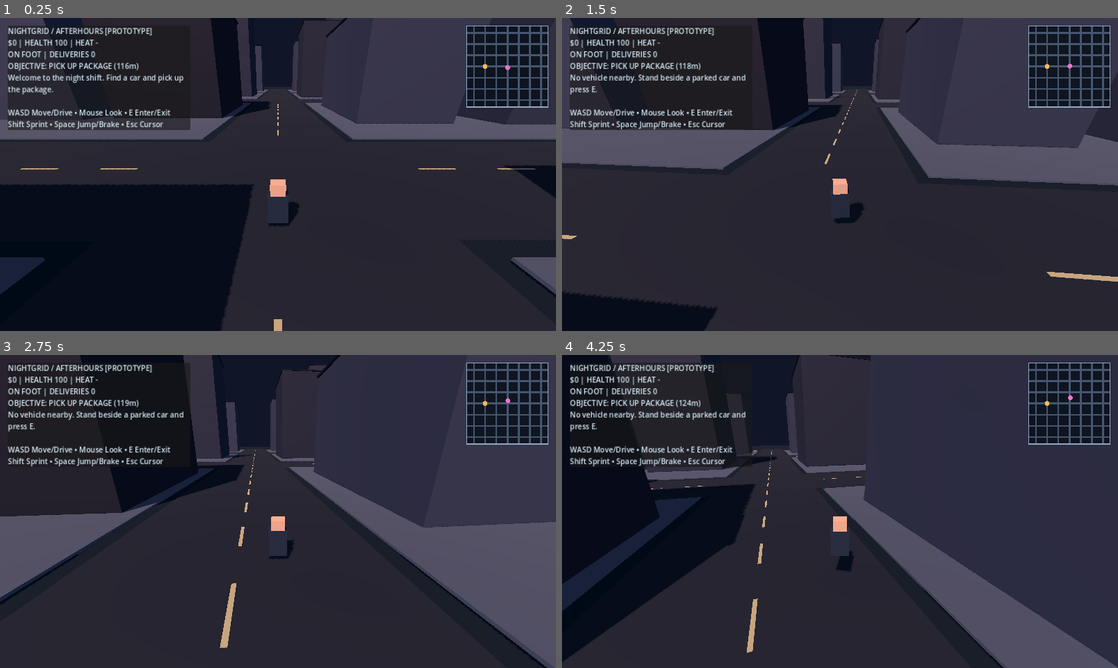
Above: before the commit, frames 1-4 (two rows, left to right).
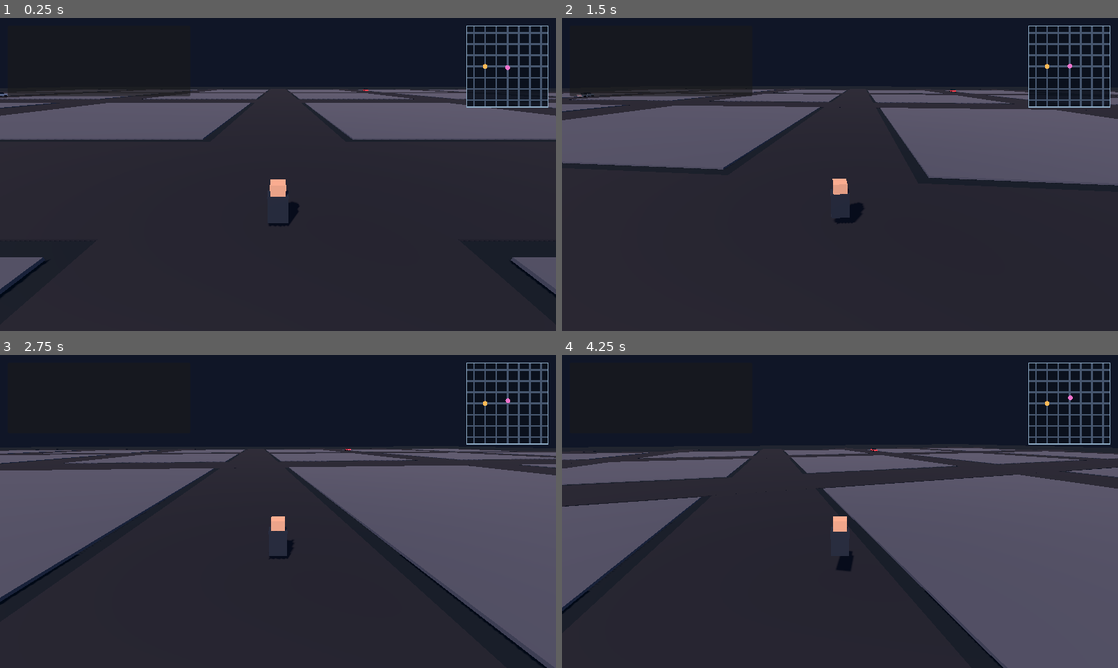
Above: after the commit, the same moments.

Repository: ProhibitedTV/NightGrid-Afterhours
Game: Godot game, scene res://scenes/main.tscn
Two runs of this game, one before a commit and one after it. Both use one fixed random seed, a clock stepped at 60 frames per second and the inputs below.
Inputs (mouse positions are in pixels of both pictures, inside the frame that each line leads up to):
- Up to frame 1 (0.25 s): no input
- Up to frame 2 (1.5 s): tap Enter at 0.5 s; move the mouse to (867, 174) at 0.52 s; hold Shift 0.53-1.28 s; hold W from 0.53 s (still down); tap Space at 0.77 s; move the mouse to (812, 174) at 1.27 s; tap E at 1.35 s
- Up to frame 3 (2.75 s): keep holding W; tap Space at 1.52 s; move the mouse to (289, 505) at 2.02 s; hold Shift from 2.03 s (still down)
- Up to frame 4 (4.25 s): keep holding W; move the mouse to (834, 517) at 2.77 s; release Shift at 2.78 s; tap E at 2.85 s; tap Space at 3.02, 3.77 s; move the mouse to (878, 514) at 3.52 s; hold Shift from 3.53 s (still down)

The runs differ from the first frame. In frame 1, 38% of the frame differs, in the area x 0-100%, y 0-100%; in frame 2, 22%; in frame 3, 29%; in frame 4, 46%.
Error after the commit: Parse Error: Identifier "glass" not declared in the current scope. (res://scripts/city_details.gd:248)

Commit message:
refactor(city): integrate seeded neighborhoods into game world and HUD

Diff:
--- a/scripts/world.gd
+++ b/scripts/world.gd
@@ -4,6 +4,7 @@
 const PlayerScript = preload("res://scripts/player.gd")
 const CarScript = preload("res://scripts/car.gd")
 const MinimapScript = preload("res://scripts/minimap.gd")
+const CityDetailsScript = preload("res://scripts/city_details.gd")
 const CELL = 58.0
 const GRID_RADIUS = 3
 const PLAYER_START = Vector3(0.0, 1.15, 6.0)
@@ -30,6 +31,7 @@
 var marker_light: OmniLight3D
 var hud_label: Label
 var minimap: Control
+var city_details: Node3D
 var yaw := 0.0
 var pitch := 0.42
 var cash := 0
@@ -263,45 +265,21 @@
 	_box(self, Vector3(0.0, -0.58, 0.0), Vector3(600.0, 1.0, 600.0), Color("18242e"), true)
 
 func _build_city() -> void:
+	# The road foundation stays simple; populated streets live in city_details.gd.
 	var road := Color("252b35")
 	var sidewalk := Color("4d5565")
 	for index in range(-GRID_RADIUS, GRID_RADIUS + 1):
-		var p := float(index) * CELL
-		_box(self, Vector3(p, -0.055, 0.0), Vector3(14.0, 0.12, 405.0), road)
-		_box(self, Vector3(0.0, -0.05, p), Vector3(405.0, 0.12, 14.0), road)
-		for dash in range(-35, 36):
-			var position := float(dash) * 5.6
-			if absf(fmod(position + CELL / 2.0, CELL) - CELL / 2.0) < 9.0:
-				continue
-			_box(self, Vector3(p, 0.02, position), Vector3(0.20, 0.02, 2.6), Color("b5a87e"))
-			_box(self, Vector3(position, 0.02, p), Vector3(2.6, 0.02, 0.20), Color("b5a87e"))
+		var axis := float(index) * CELL
+		_box(self, Vector3(axis, -0.055, 0.0), Vector3(14.0, 0.12, 405.0), road)
+		_box(self, Vector3(0.0, -0.05, axis), Vector3(405.0, 0.12, 14.0), road)
 	for block_x in range(-GRID_RADIUS, GRID_RADIUS):
 		for block_z in range(-GRID_RADIUS, GRID_RADIUS):
-			var center := Vector3((float(block_x) + 0.5) * CELL, 0.0, (float(block_z) + 0.5) * CELL)
-			_box(self, center + Vector3.UP * 0.07, Vector3(42.0, 0.14, 42.0), sidewalk)
-			for building_i in range(2):
-				var bx := center.x + (-10.5 if building_i == 0 else 10.5)
-				var bz := center.z + rng.randf_range(-4.0, 4.0)
-				var height := rng.randf_range(9.0, 47.0)
-				var width := rng.randf_range(13.5, 18.5)
-				var depth := rng.randf_range(17.0, 29.0)
-				var shade := rng.randf_range(0.16, 0.28)
-				var wall_color := Color(shade * 0.85, shade * 0.94, shade * 1.2)
-				_box(self, Vector3(bx, height / 2.0 + 0.13, bz), Vector3(width, height, depth), wall_color, true)
-				_box(self, Vector3(bx, height + 0.25, bz), Vector3(width + 0.5, 0.32, depth + 0.5), Color("141a28"))
-				var neon := Color("42d5e5") if rng.randf() > 0.5 else Color("ec78c2")
-				_box(self, Vector3(bx, 3.6, bz - depth / 2.0 - 0.06), Vector3(width * 0.82, 0.22, 0.16), neon, false, true)
-				for floor_index in range(2, int(height / 3.6)):
-					for window_index in range(3):
-						if rng.randf() < 0.22:
-							continue
-						var wx := bx + (float(window_index) - 1.0) * width * 0.25
-						_box(self, Vector3(wx, float(floor_index) * 3.3 + 0.5, bz - depth / 2.0 - 0.07), Vector3(1.6, 1.5, 0.08), Color("83bfc4") if rng.randf() > 0.3 else Color("24334a"), false, rng.randf() > 0.9)
-	for ix in range(-GRID_RADIUS, GRID_RADIUS + 1, 2):
-		for iz in range(-GRID_RADIUS, GRID_RADIUS + 1, 2):
-			var where := Vector3(float(ix) * CELL + 9.0, 0.0, float(iz) * CELL + 8.0)
-			_box(self, where + Vector3.UP * 4.1, Vector3(0.3, 8.2, 0.3), Color("677080"))
-			_box(self, where + Vector3(0.0, 8.25, 0.0), Vector3(2.2, 0.3, 0.65), Color("ffc768"), false, true)
+			var center := Vector3((float(block_x) + 0.5) * CELL, 0.07, (float(block_z) + 0.5) * CELL)
+			_box(self, center, Vector3(42.0, 0.14, 42.0), sidewalk)
+	city_details = CityDetailsScript.new()
+	city_details.name = "CityDetails"
+	add_child(city_details)
+	city_details.call("generate")
 
 func _create_player() -> void:
 	player = CharacterBody3D.new()
@@ -428,12 +406,13 @@
 	ui.add_child(minimap)
 
 func _update_hud() -> void:
+	var district: String = city_details.call("get_district_at", _actor().global_position)
 	var vehicle_text := "ON FOOT" if current_car == null else "DRIVING • %d km/h" % int(current_car.call("speed_kph"))
 	var wanted_text := "-" if heat < 0.15 else "★".repeat(maxi(1, ceili(heat)))
 	var mission := "DELIVER PACKAGE" if carrying else "PICK UP PACKAGE"
 	var distance := roundi(_actor().global_position.distance_to(mission_position))
 	var message := notification if notification_time > 0.0 else ""
-	hud_label.text = "NIGHTGRID / AFTERHOURS [PROTOTYPE]\n$%d | HEALTH %d | HEAT %s\n%s | DELIVERIES %d\nOBJECTIVE: %s (%dm)\n%s\n\nWASD Move/Drive • Mouse Look • E Enter/Exit\nShift Sprint • Space Jump/Brake • Esc Cursor" % [cash, ceili(health), wanted_text, vehicle_text, deliveries, mission, distance, message]
+	hud_label.text = "NIGHTGRID / AFTERHOURS [PROTOTYPE]\\nDISTRICT: %s\n$%d | HEALTH %d | HEAT %s\n%s | DELIVERIES %d\nOBJECTIVE: %s (%dm)\n%s\n\nWASD Move/Drive • Mouse Look • E Enter/Exit\nShift Sprint • Space Jump/Brake • Esc Cursor" % [district, cash, ceili(health), wanted_text, vehicle_text, deliveries, mission, distance, message]
 
 func get_map_state() -> Dictionary:
 	var car_positions: Array[Vector2] = []
